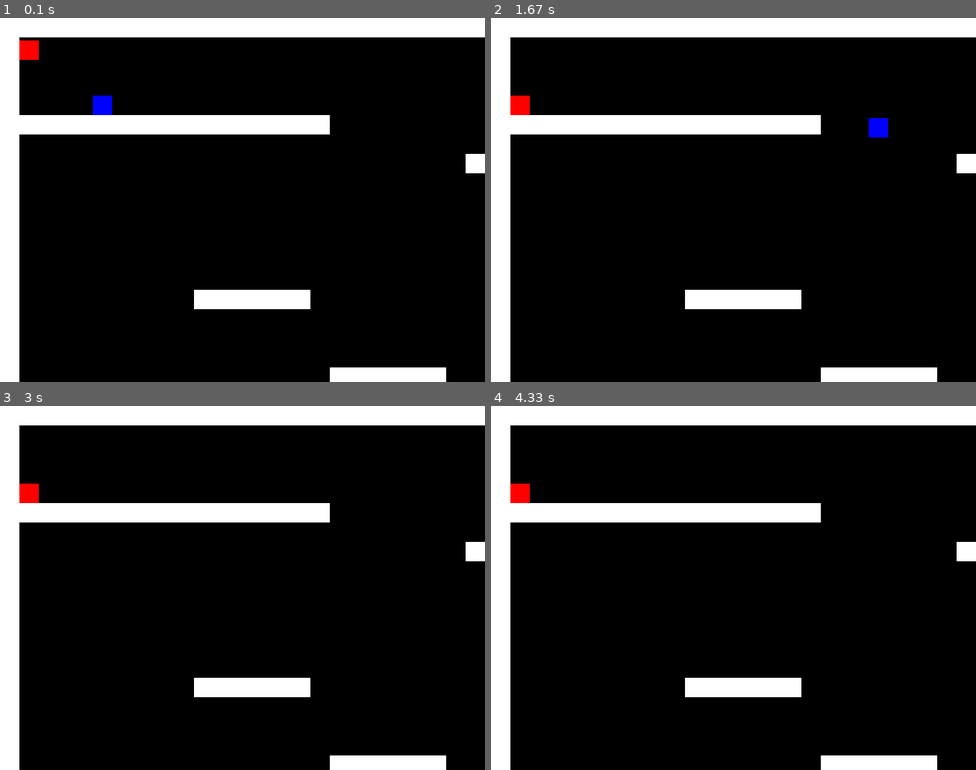
Above: before the commit, frames 1-4 (two rows, left to right).
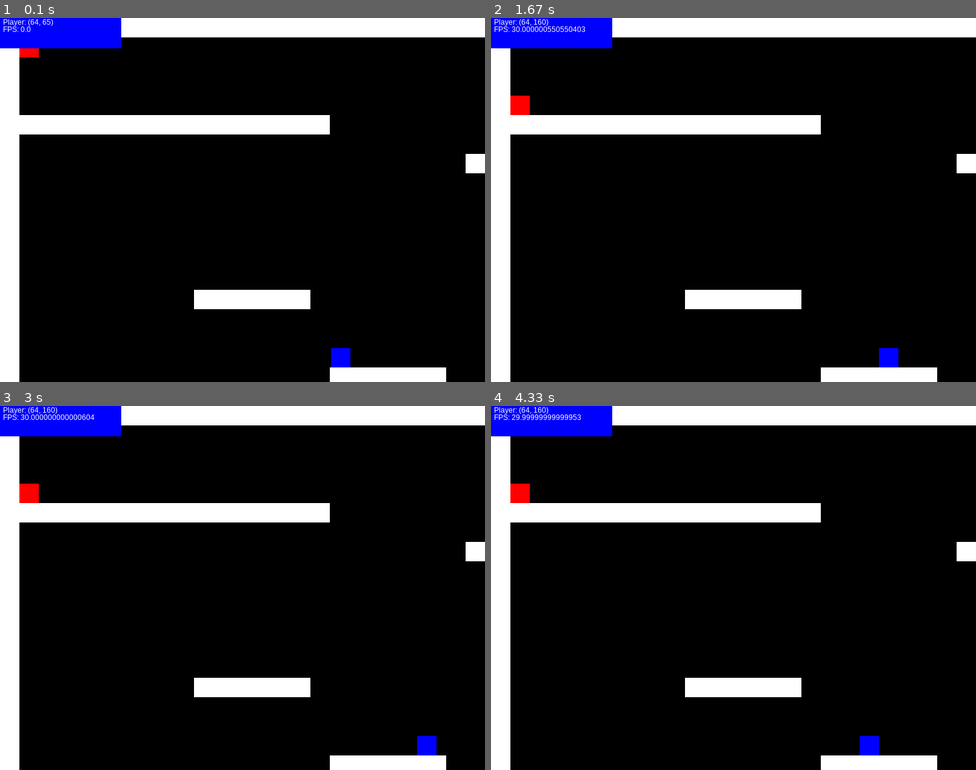
Above: after the commit, the same moments.

Repository: bruskjr/Pygame_Test
Game: pygame game, started from game.py
The game is run twice, just before and just after one commit, with the same random seed, the same clock (stepped at 60 frames per second) and the same inputs. The source is Python 2; it was converted automatically to run under Python 3.
Inputs:
- Up to frame 1 (0.1 s): no input
- Up to frame 2 (1.67 s): no input
- Up to frame 3 (3 s): no input
- Up to frame 4 (4.33 s): no input

The runs differ from the first frame. In frame 1, 2.5% of the frame differs, in the area x 0-73%, y 0-96%; in frame 2, 2.5%; in frame 3, 2.3%; in frame 4, 2.3%.

Commit message:
Added Simple Enemy AI, Edge Detection, Debug Tool

Diff:
--- a/game.py
+++ b/game.py
@@ -25,6 +25,7 @@
 
 # Update the objects
 def update(game):
+	game.timer.tick()
 	game.camera.update(game.player)
 	game.keyboard.update()
 	game.player.update()
@@ -37,6 +38,17 @@
 
 	for e in game.entities:
 		screen.blit(e.image, game.camera.apply(e))
+
+	if game.debug:
+		s = pygame.Surface((200,50))
+		s.fill((0,0,255))
+		screen.blit(s, (0,0))
+
+		player_pos = game.font.render("Player: " + str(game.player.rect.bottomright), True,(255,255,255))
+		fps = game.font.render("FPS: " + str(game.timer.get_fps()), True,(255,255,255))
+		screen.blit(player_pos,(5,0))
+		screen.blit(fps,(5,12))
+
 
 class Game():
 	""" Game data """
@@ -48,8 +60,9 @@
 		self.keyboard = Keyboard()
 		self.camera = Camera(len(self.level.raw[0])*32, len(self.level.raw)*32)
 		self.player = Player(32, 32, self.level, self.keyboard)
-		self.enemies = [Goon(128,128, self.level)]
-
+		self.enemies = [Goon(900,100, self.level), Goon(900,510, self.level), Goon(600,574, self.level)]
+		self.debug = True
+		self.font = pygame.font.SysFont("arial",12)
 
 	def setup(self, map):
 		""" Setup the current level """
@@ -94,32 +107,28 @@
 
 		""" Apply gravity to all moveable objects """
 		if not self.onGround:
-			# only accelerate with gravity if in the air
 			self.yvel += 0.3
-			# max falling speed
 			if self.yvel > 30: self.yvel = 30
 
-		# increment in x direction
 		self.rect.left += self.xvel
-		# do x-axis collisions
 		self.collide(self.xvel, 0)
-		# increment in y direction
 		self.rect.top += self.yvel
-		# assuming we're in the air
 		self.onGround = False;
-		# do y-axis collisions
 		self.collide(0, self.yvel)
 
 	def collide(self, xvel, yvel):
 		for p in self.level.platforms:
 			if pygame.sprite.collide_rect(self, p):
-				if xvel > 0: self.rect.right = p.rect.left
-				if xvel < 0: self.rect.left = p.rect.right
+				if xvel > 0:
+					self.rect.right = p.rect.left
+				if xvel < 0:
+					self.rect.left = p.rect.right
 				if yvel > 0:
 					self.rect.bottom = p.rect.top
 					self.onGround = True
 					self.yvel = 0
-				if yvel < 0: self.rect.top = p.rect.bottom
+				if yvel < 0:
+					self.rect.top = p.rect.bottom
 
 class Character(Moveable):
 	def __init__(self, x, y, level):
@@ -132,7 +141,6 @@
 		self.keyboard = keyboard
 
 	def update(self):
-		print self.keyboard.keysDown
 		keysDown = self.keyboard.keysDown
 		right = False
 		left = False
@@ -163,10 +171,44 @@
 	def __init__(self, x, y, level):
 		super(Goon, self).__init__(x,y, level)
 		self.image.fill(pygame.Color("#0000FF"))
-
-	def update(self):
-		self.xvel = 5
+		self.speed = 2
+		self.xvel = self.speed
+
+	def update(self):
+		# Edge detection
+		if self.xvel != 0:
+			e = self.rect.bottomright
+			point = (1,1)
+			if self.xvel < 0:
+				e = self.rect.bottomleft
+				point = (-1,1)
+			cp = map(sum, zip(e, point))
+
+			collide = False
+			for p in self.level.platforms:
+				if p.rect.collidepoint(cp):
+					collide = True
+
+			if not collide:
+				self.xvel = -(self.xvel)
+
 		super(Goon, self).update()
+
+	def collide(self, xvel, yvel):
+		for p in self.level.platforms:
+			if pygame.sprite.collide_rect(self, p):
+				if xvel > 0:
+					self.rect.right = p.rect.left
+					self.xvel = -(self.speed)
+				if xvel < 0:
+					self.rect.left = p.rect.right
+					self.xvel = self.speed
+				if yvel > 0:
+					self.rect.bottom = p.rect.top
+					self.onGround = True
+					self.yvel = 0
+				if yvel < 0:
+					self.rect.top = p.rect.bottom
 
 class Level:
 	""" Represents a game map """
